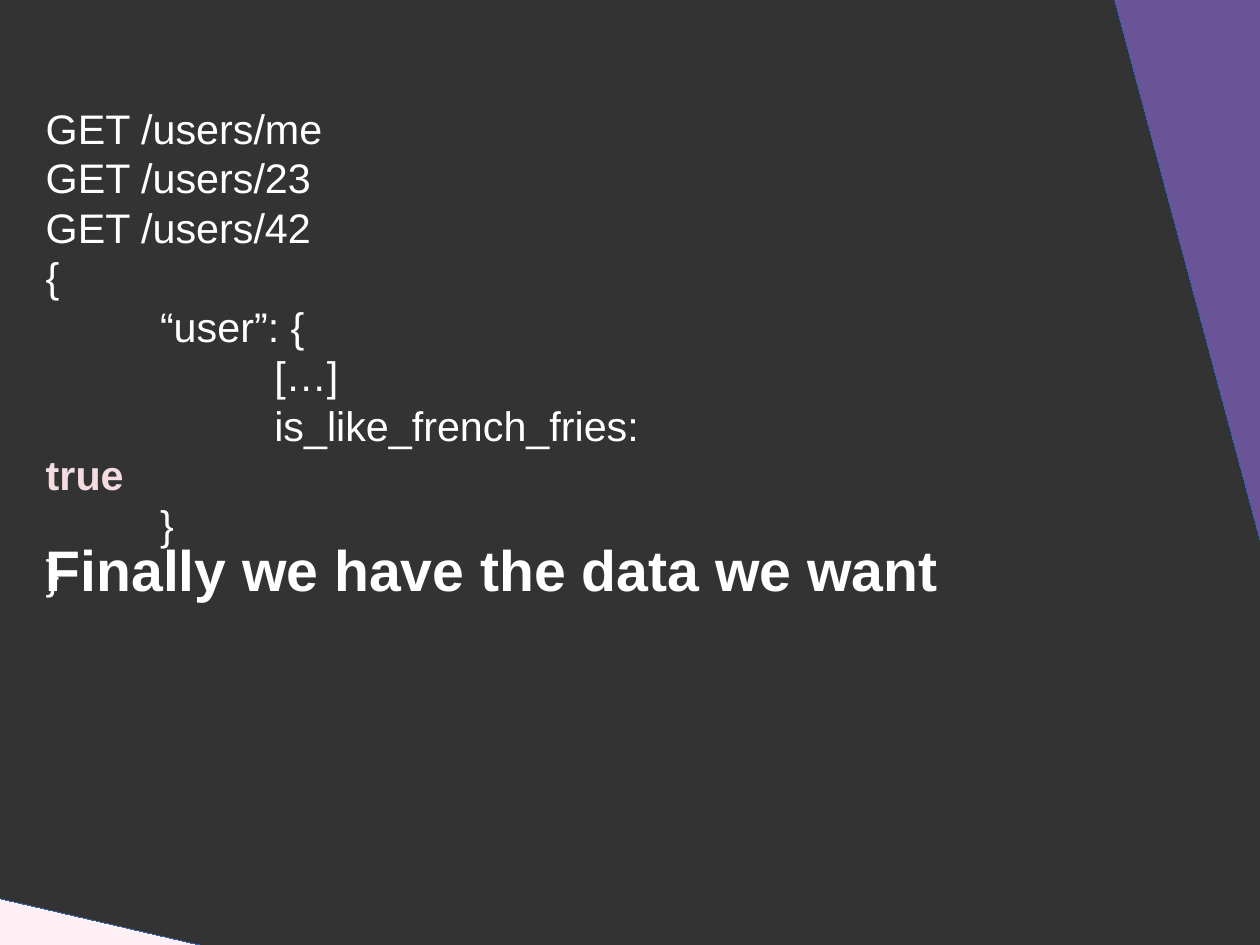
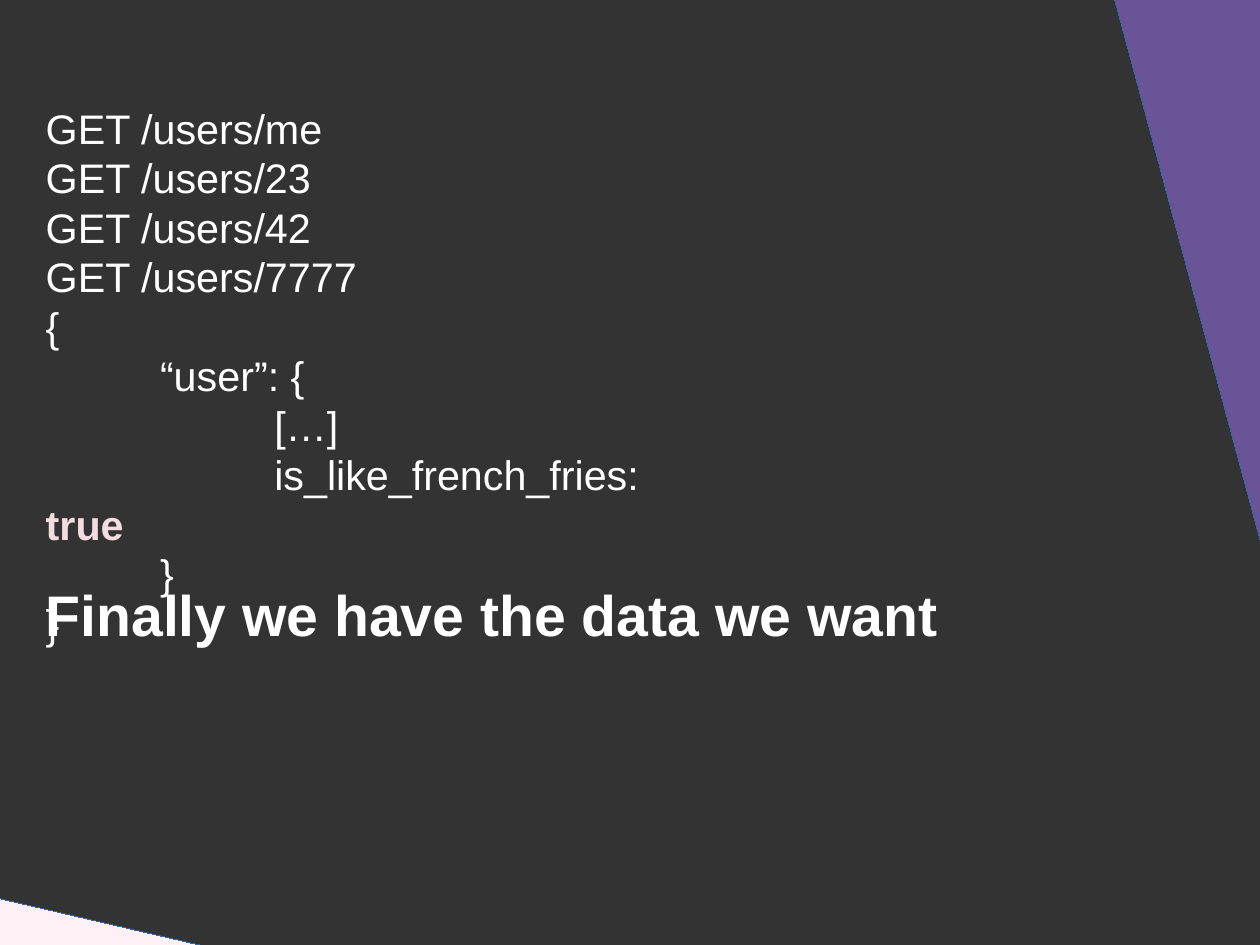
Before and after one commit to DanYellow/presentations, a slide deck: slide 21 of graphql/presentation.odp (slide 18 before the commit). Drawn at 1260x945 pixels with LibreOffice and Linux fonts; fonts in the diff are those of the drawing. Boxes give left, top, right and bottom in pixels: in the first picture for what was removed or moved away, otherwise in the second. Text is boxed around its words. In the diff, an @@ line names an element or a change of style, - is before the commit and + after.

```diff
--- a/graphql/presentation.odp
+++ b/graphql/presentation.odp
@@ title at <box>46,114,639,541</box>: text changed @@
-GET /users/me
-GET /users/23
-GET /users/42
-{
-“user”: {
-[…]
-is_like_french_fries: true
-}
-}
+GET /users/me
+GET /users/23
+GET /users/42
+GET /users/7777
+{
+“user”: {
+[…]
+is_like_french_fries: true
+}
+}
@@ title "Finally we have the data ...": place and size @@
-title "Finally we have the data ..." at <box>46,546,937,602</box>
+title "Finally we have the data ..." at <box>46,591,937,647</box>
```
Also in this commit, not shown: 8 other slides changed, 4 slides added, 1 slide removed, 5 other files.
